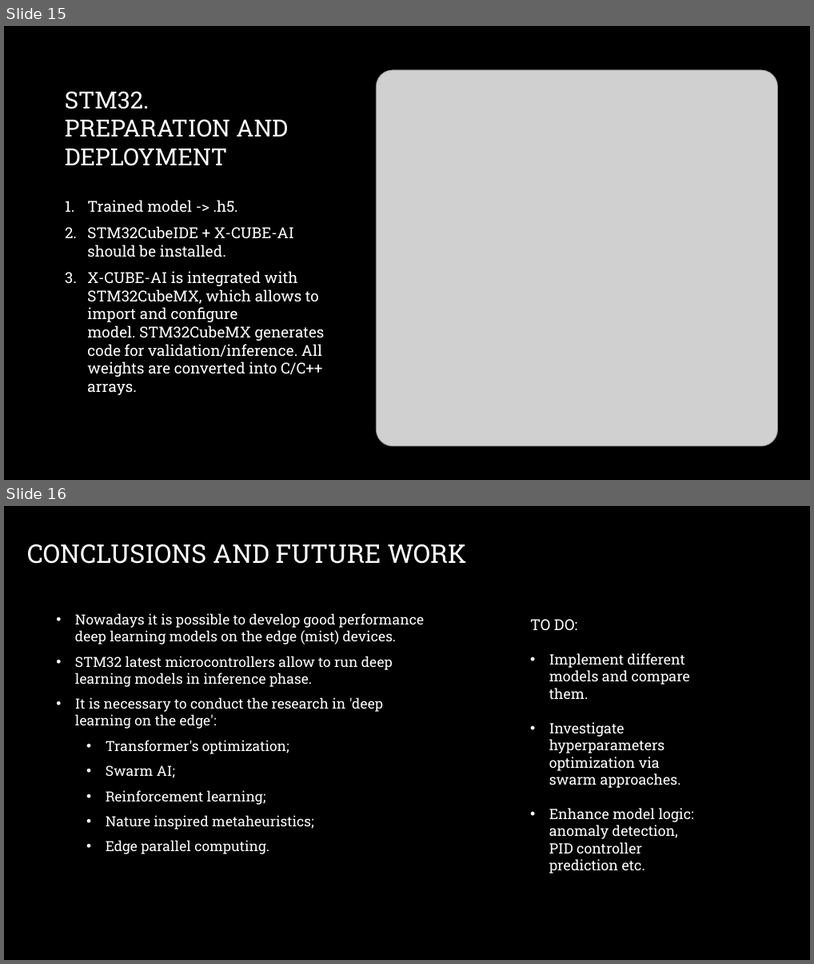
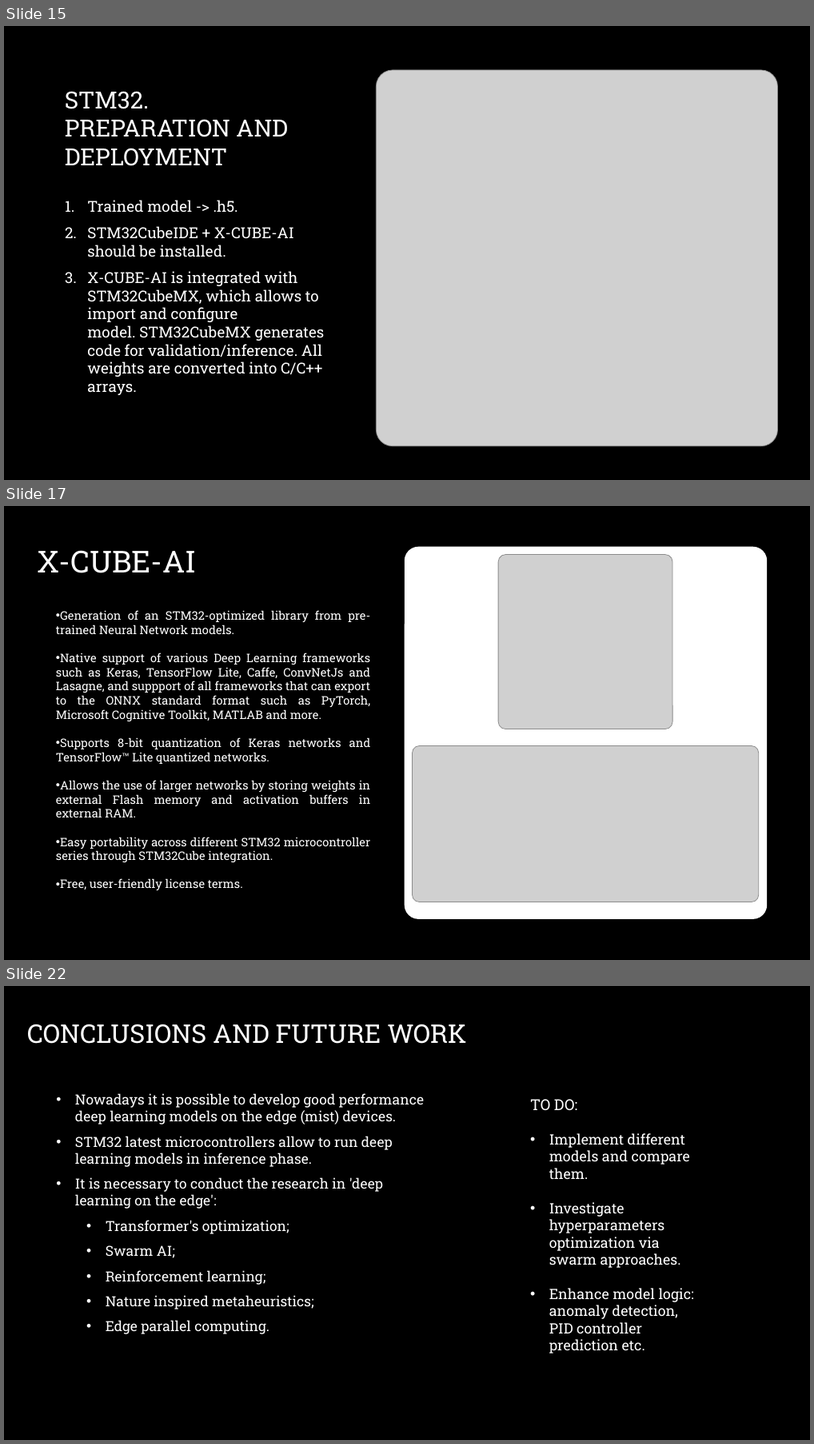
Before and after one commit to ucu-edge/workshop, a slide deck: UCU.pptx. Shown one above the other, each under a label of ours: slides 15 and 16 before the commit, slides 15, 17 and 22 after it; the slides between them are not shown. The pictures are 814x964 and 814x1444 pixels, drawn with LibreOffice and Linux fonts; fonts in the diff are those of the drawing; grey boxes stand for pictures; background and template pictures are left out. Boxes give left, top, right and bottom in pixels: in the first picture for what was removed or moved away, otherwise in the second. Text is boxed around its words. In the diff, an @@ line names an element or a change of style, - is before the commit and + after.

```diff
--- a/UCU.pptx
+++ b/UCU.pptx
@@ slide 17 added at [4, 506, 810, 960], background picture (left out) @@
@@ title added at [37, 550, 197, 573], 36 pt, text #FFFFFF @@
+X-CUBE-AI
@@ rounded rectangle added at [406, 548, 766, 917], fill #FFFFFF, outline #FFFFFF 4 pt @@
@@ picture added at [499, 554, 673, 728] @@
@@ text added at [56, 610, 370, 890], 14 pt, text #FFFFFF @@
+• Generation of an STM32-optimized library from pre-trained Neural Network models.
+• Native support of various Deep Learning frameworks such as Keras, TensorFlow Lite, Caffe, ConvNetJs and Lasagne, and suppport of all frameworks that can export to the ONNX standard format such as PyTorch, Microsoft Cognitive Toolkit, MATLAB and more.
+• Supports 8-bit quantization of Keras networks and TensorFlow™ Lite quantized networks.
+• Allows the use of larger networks by storing weights in external Flash memory and activation buffers in external RAM.
+• Easy portability across different STM32 microcontroller series through STM32Cube integration.
+• Free, user-friendly license terms.
@@ picture added at [412, 745, 759, 902] @@
@@ what was slide 16 is now slide 22 @@
```
Also in this commit, not shown: 2 slides changed, 5 other slides added.
